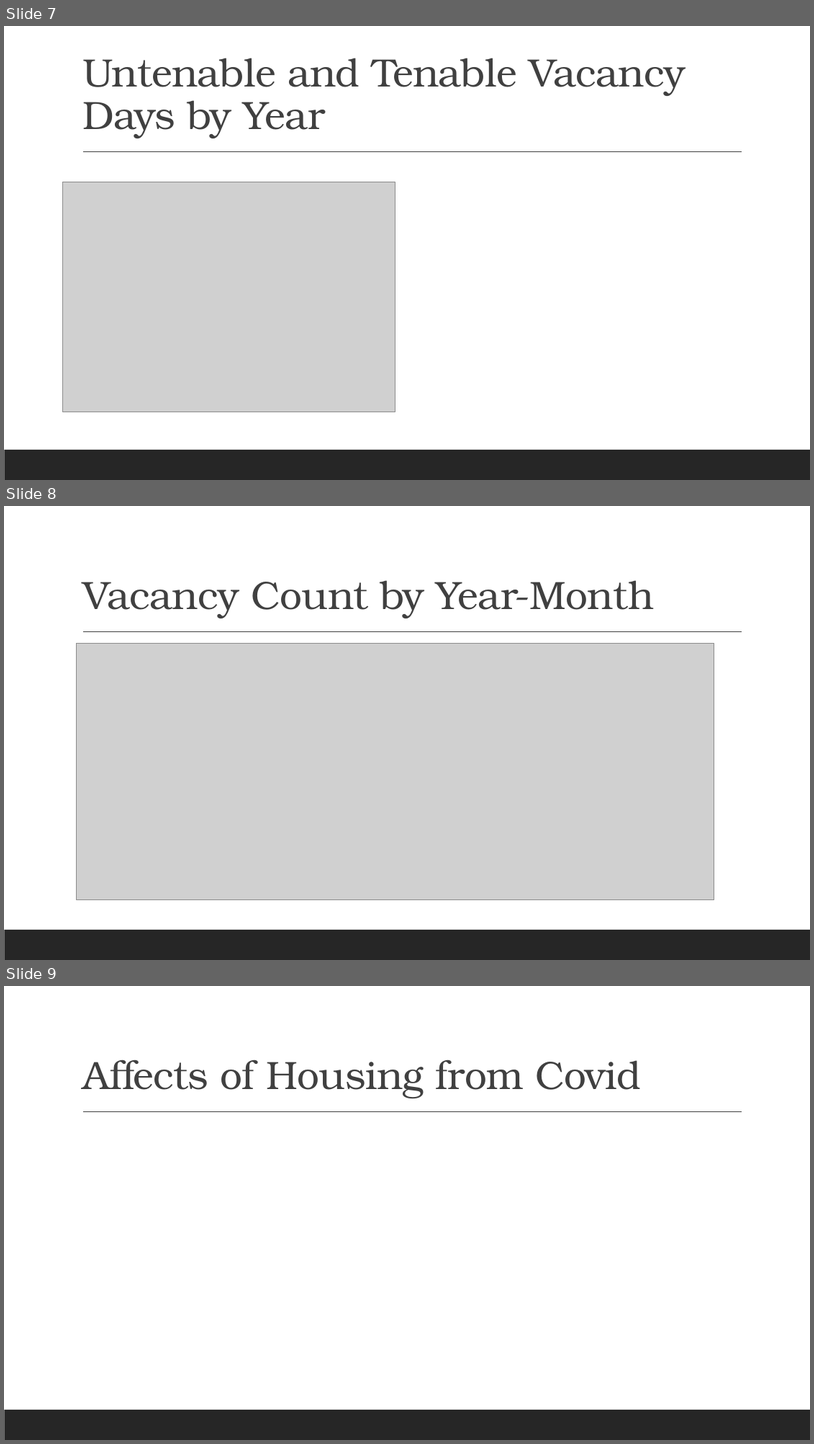
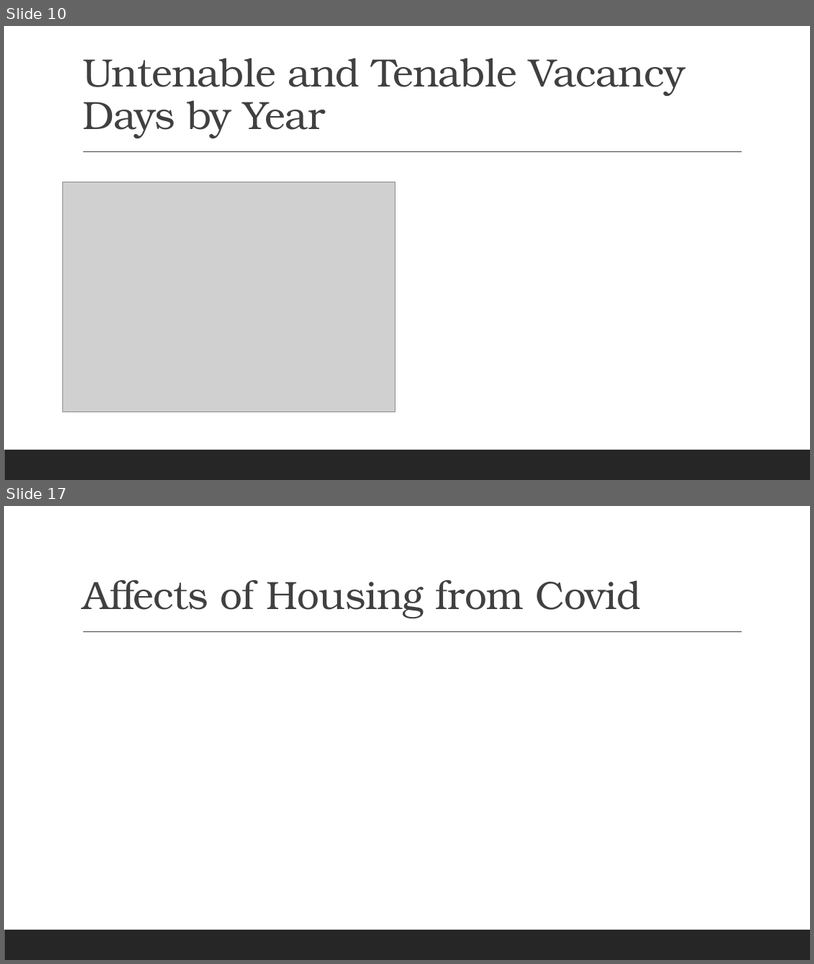
Before and after one commit to Anguyensfg/project-1, a slide deck: QLD Housing Vacancy.pptx. Shown one above the other, each under a label of ours: slides 7, 8 and 9 before the commit, slides 10 and 17 after it; the slides between them are not shown. The pictures are 814x1444 and 814x964 pixels, drawn with LibreOffice and Linux fonts; fonts in the diff are those of the drawing; grey boxes stand for pictures. Boxes give left, top, right and bottom in pixels: in the first picture for what was removed or moved away, otherwise in the second. Text is boxed around its words. In the diff, an @@ line names an element or a change of style, - is before the commit and + after.

```diff
--- a/QLD Housing Vacancy.pptx
+++ b/QLD Housing Vacancy.pptx
@@ slide 8 removed at bbox=[4, 506, 810, 960], background #FFFFFF; not listed: 2 template elements that a slide beside it also shows @@
@@ title removed at bbox=[82, 580, 655, 618] @@
-Vacancy Count by Year-Month
@@ picture removed at bbox=[77, 644, 714, 900] @@
@@ what was slide 7 is now slide 10 @@
@@ what was slide 9 is now slide 17 @@
```
Also in this commit, not shown: 6 slides changed, 5 slides added.
